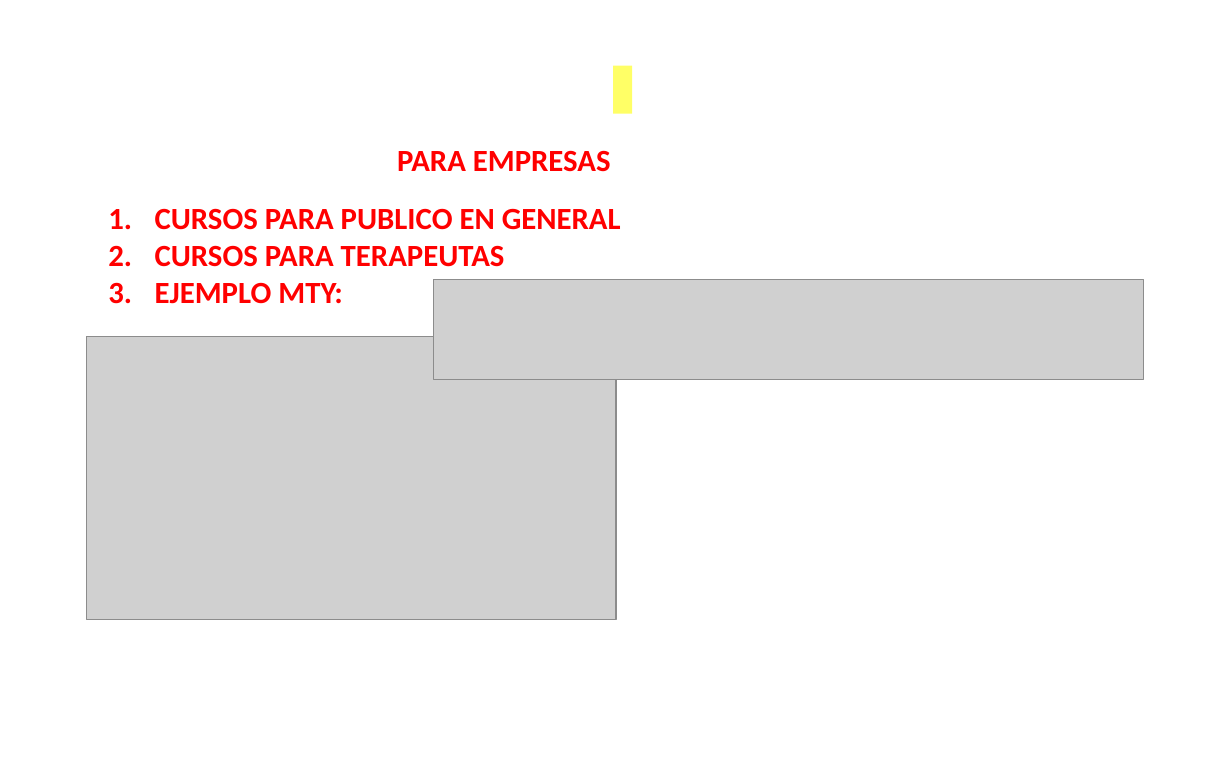
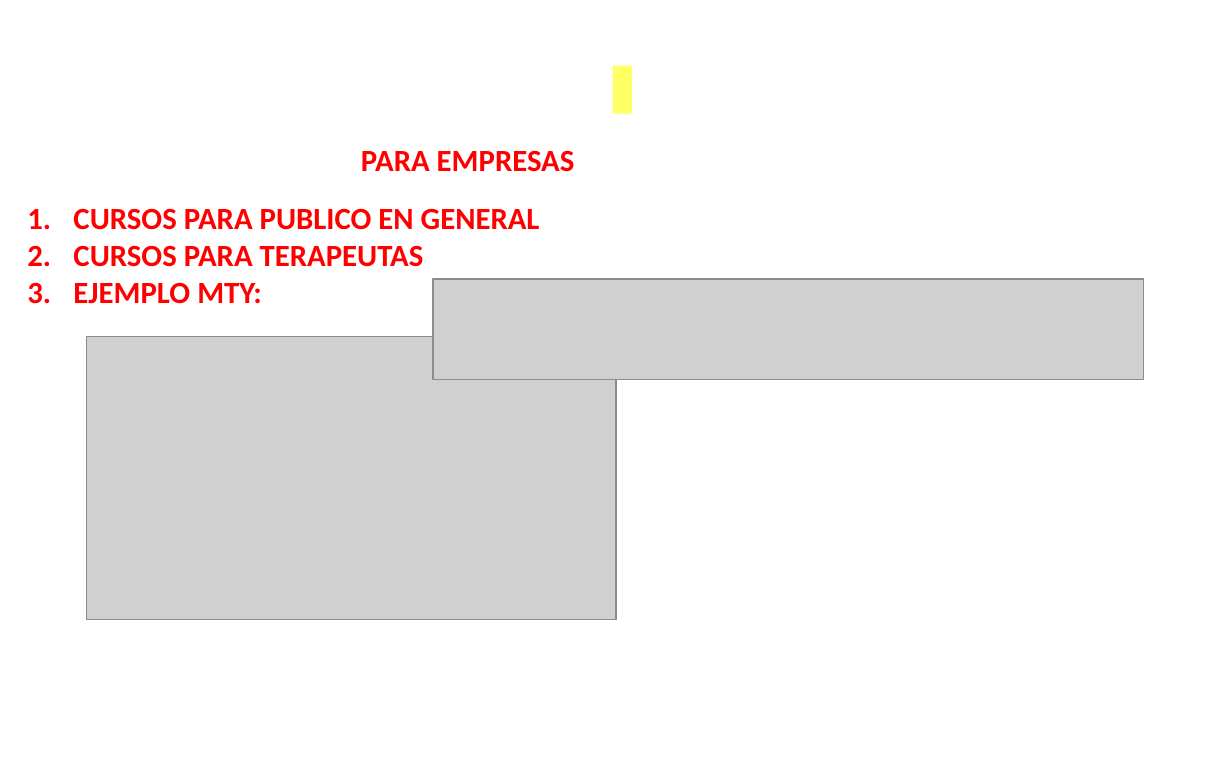
Before and after one commit to mweapon/psic_website_pub, a slide deck: slide 9 of WebSite_31032019.pptx. Drawn at 1232x770 pixels with LibreOffice and Linux fonts; fonts in the diff are those of the drawing; grey boxes stand for pictures; background and template pictures are left out. Boxes give left, top, right and bottom in pixels: in the first picture for what was removed or moved away, otherwise in the second. Text is boxed around its words. In the diff, an @@ line names an element or a change of style, - is before the commit and + after.

```diff
--- a/WebSite_31032019.pptx
+++ b/WebSite_31032019.pptx
@@ text "PARA EMPRESAS": place and size @@
-text "PARA EMPRESAS" at (397,150,611,172)
+text "PARA EMPRESAS" at (361,150,575,172)
@@ text "CURSOS PARA PUBLICO EN GENERAL": place and size @@
-text "CURSOS PARA PUBLICO EN GENERAL" at (155,208,621,304)
+text "CURSOS PARA PUBLICO EN GENERAL" at (73,208,540,304)
@@ text "CURSOS PARA PUBLICO EN GENERAL" at (73,208,540,304): indent changed @@
```
Also in this commit, not shown: 5 other slides changed, 10 other files.
